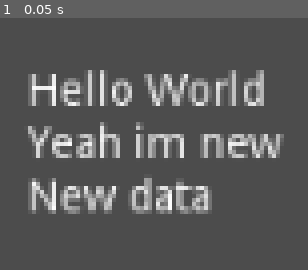
Above: before the commit, frame 1.
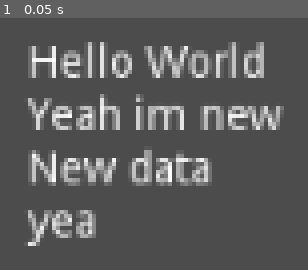
Above: after the commit, the same moment.

Repository: michaeldevlee/godot_CICD_test
Game: Godot game, scene res://Control.tscn
The game is run twice, just before and just after one commit, with the same random seed, the same clock (stepped at 60 frames per second) and the same inputs.
Inputs:
- Up to frame 1 (0.05 s): no input

The runs differ from the first frame. In frame 1, 29% of the frame differs, in the area x 9-93%, y 9-91%.

Commit message:
test deployment

Diff:
--- a/Control.tscn
+++ b/Control.tscn
@@ -10,15 +10,16 @@
 alignment = 1
 
 [node name="HBoxContainer" type="HBoxContainer" parent="VBoxContainer"]
-margin_top = 276.0
+margin_top = 267.0
 margin_right = 1024.0
-margin_bottom = 324.0
+margin_bottom = 332.0
 alignment = 1
 
 [node name="Label" type="Label" parent="VBoxContainer/HBoxContainer"]
 margin_left = 471.0
 margin_right = 552.0
-margin_bottom = 48.0
+margin_bottom = 65.0
 text = "Hello World
 Yeah im new
-New data"
+New data
+yea"
